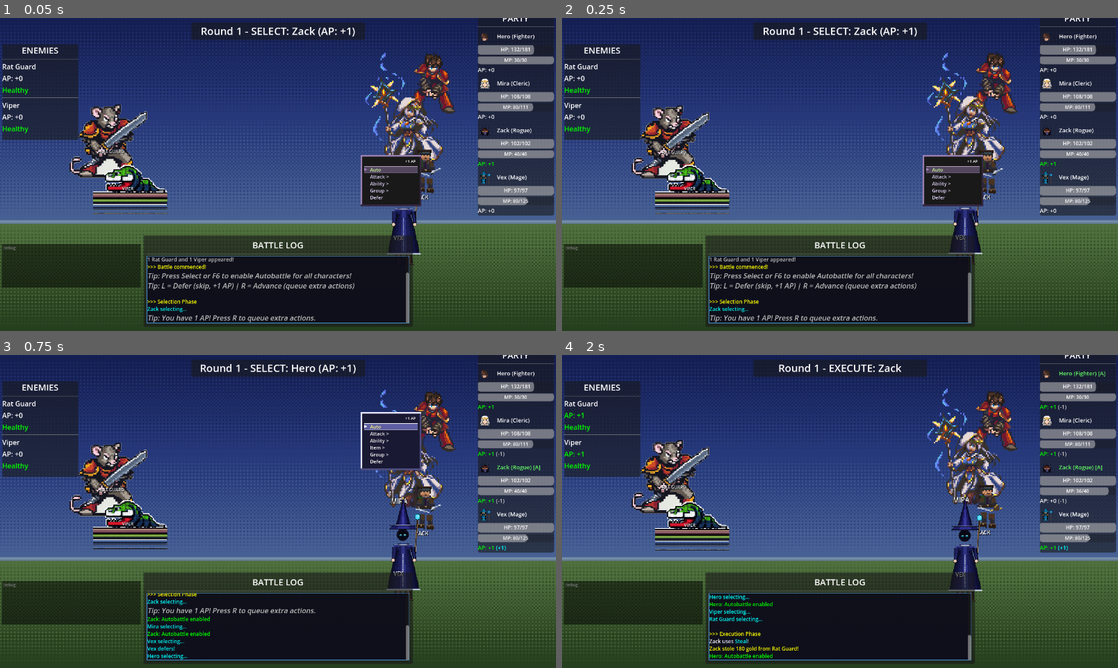
Above: before the commit, frames 1-4 (two rows, left to right).
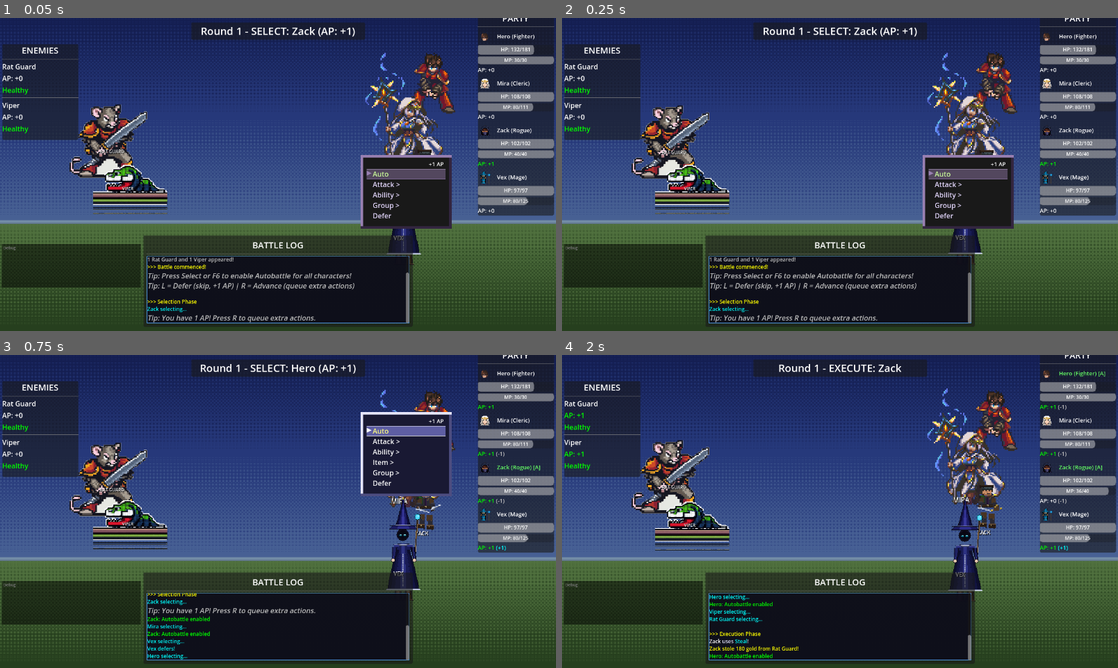
Above: after the commit, the same moments.

Repository: struktured-labs/cowardly-irregular
Game: Godot game, scene res://src/battle/BattleScene.tscn
Two runs of this game, one before a commit and one after it. Both use one fixed random seed, a clock stepped at 60 frames per second and the inputs below. This scene is started directly instead of the project's main scene.
Inputs (mouse positions are in pixels of both pictures, inside the frame that each line leads up to):
- Up to frame 1 (0.05 s): no input
- Up to frame 2 (0.25 s): no input
- Up to frame 3 (0.75 s): tap Enter at 0.5 s; move the mouse to (400, 495) at 0.52 s; hold Right (ui_right) from 0.53 s (still down); hold R (battle_advance) from 0.53 s (still down); click (400, 495) at 0.67 s
- Up to frame 4 (2 s): tap Z (ui_accept) at 0.77, 1.07 s; release Right (ui_right) at 1.25 s; release R (battle_advance) at 1.25 s; drag from (728, 527) to (812, 574) at 1.27 s

The runs differ from the first frame. In frame 1, 2.6% of the frame differs, in the area x 64-82%, y 43-68%; in frame 2, 2.7%; in frame 3, 2.9%, in the area x 64-82%, y 18-46%; in frame 4, nothing differs.

Commit message:
feat: scale Win98 battle menus 50% larger for readability
All menu dimensions scaled ~1.5x:
- TILE_SIZE: 4→6, ITEM_HEIGHT: 16→24, MENU_PADDING: 8→12
- Min menu width: 140→210
- Font sizes: text 11→16, cursor 10→15, pointer 16→24,
  AP label 9→13, tooltip 9→13
- AP label height: 12→18
- Submenu gap: 4→6

Co-Authored-By: Claude Opus 4.6 (1M context) <noreply@anthropic.com>

Diff:
--- a/src/ui/Win98Menu.gd
+++ b/src/ui/Win98Menu.gd
@@ -109,10 +109,10 @@
 ## Signals for target selection with position
 signal target_selected(item_id: String, item_data: Variant, target_pos: Vector2)
 
-## Pixel tile size
-const TILE_SIZE = 4
-const ITEM_HEIGHT = 16
-const MENU_PADDING = 8
+## Pixel tile size (scaled 1.5x for readability)
+const TILE_SIZE = 6
+const ITEM_HEIGHT = 24
+const MENU_PADDING = 12
 const SUBMENU_DELAY = 0.12  # Delay before submenu expands
 
 
@@ -294,7 +294,7 @@
 	pointer.horizontal_alignment = HORIZONTAL_ALIGNMENT_CENTER
 	pointer.position = Vector2(box_width / 2 - 8, -18)
 	pointer.add_theme_color_override("font_color", border_color)
-	pointer.add_theme_font_size_override("font_size", 16)
+	pointer.add_theme_font_size_override("font_size", 24)
 	_target_highlight.add_child(pointer)
 
 
@@ -312,7 +312,7 @@
 	if not _tooltip_label or not is_instance_valid(_tooltip_label):
 		_tooltip_label = Label.new()
 		_tooltip_label.name = "TooltipLabel"
-		_tooltip_label.add_theme_font_size_override("font_size", 9)
+		_tooltip_label.add_theme_font_size_override("font_size", 13)
 		_tooltip_label.add_theme_color_override("font_color", style.get("text", Color.WHITE).lightened(0.2))
 		_tooltip_label.z_index = z_index + 2
 		_tooltip_label.mouse_filter = Control.MOUSE_FILTER_IGNORE
@@ -460,7 +460,7 @@
 			label_text += " >"
 		var text_width = font.get_string_size(label_text, HORIZONTAL_ALIGNMENT_LEFT, -1, 11).x
 		max_label_width = max(max_label_width, text_width)
-	var menu_width = max(140, int(max_label_width) + content_padding)
+	var menu_width = max(210, int(max_label_width) + content_padding)
 
 	var ap_label_height = 14 if (is_root_menu and battle_mode) else 0  # Only show AP in battle
 	var menu_height = MENU_PADDING * 2 + menu_items.size() * ITEM_HEIGHT + TILE_SIZE * 2 + ap_label_height
@@ -474,9 +474,9 @@
 		_ap_label = Label.new()
 		_ap_label.name = "APLabel"
 		_ap_label.position = Vector2(MENU_PADDING + TILE_SIZE, MENU_PADDING)
-		_ap_label.size = Vector2(menu_width - MENU_PADDING * 2 - TILE_SIZE * 2, 12)
+		_ap_label.size = Vector2(menu_width - MENU_PADDING * 2 - TILE_SIZE * 2, 18)
 		_ap_label.horizontal_alignment = HORIZONTAL_ALIGNMENT_RIGHT
-		_ap_label.add_theme_font_size_override("font_size", 9)
+		_ap_label.add_theme_font_size_override("font_size", 13)
 		_update_ap_label()
 		menu_panel.add_child(_ap_label)
 
@@ -635,7 +635,7 @@
 	cursor.text = "▶"  # Filled triangle for better visibility
 	cursor.position = Vector2(-4, 0)
 	cursor.add_theme_color_override("font_color", style.cursor)
-	cursor.add_theme_font_size_override("font_size", 10)
+	cursor.add_theme_font_size_override("font_size", 15)
 	cursor.visible = false
 	row.add_child(cursor)
 
@@ -657,7 +657,7 @@
 	else:
 		text_label.add_theme_color_override("font_color", style.text)
 
-	text_label.add_theme_font_size_override("font_size", 11)
+	text_label.add_theme_font_size_override("font_size", 16)
 	row.add_child(text_label)
 
 	# Make clickable
@@ -810,9 +810,9 @@
 	var item_y = parent_index * ITEM_HEIGHT + TILE_SIZE + MENU_PADDING
 	if expand_left:
 		# Position to the left of current menu
-		submenu_pos.x = global_position.x - size.x - 4  # Menu width + gap
+		submenu_pos.x = global_position.x - size.x - 6  # Menu width + gap
 	else:
-		submenu_pos.x = global_position.x + size.x + 4
+		submenu_pos.x = global_position.x + size.x + 6
 
 	if expand_up:
 		# Align bottom of submenu with current item, expand upward
